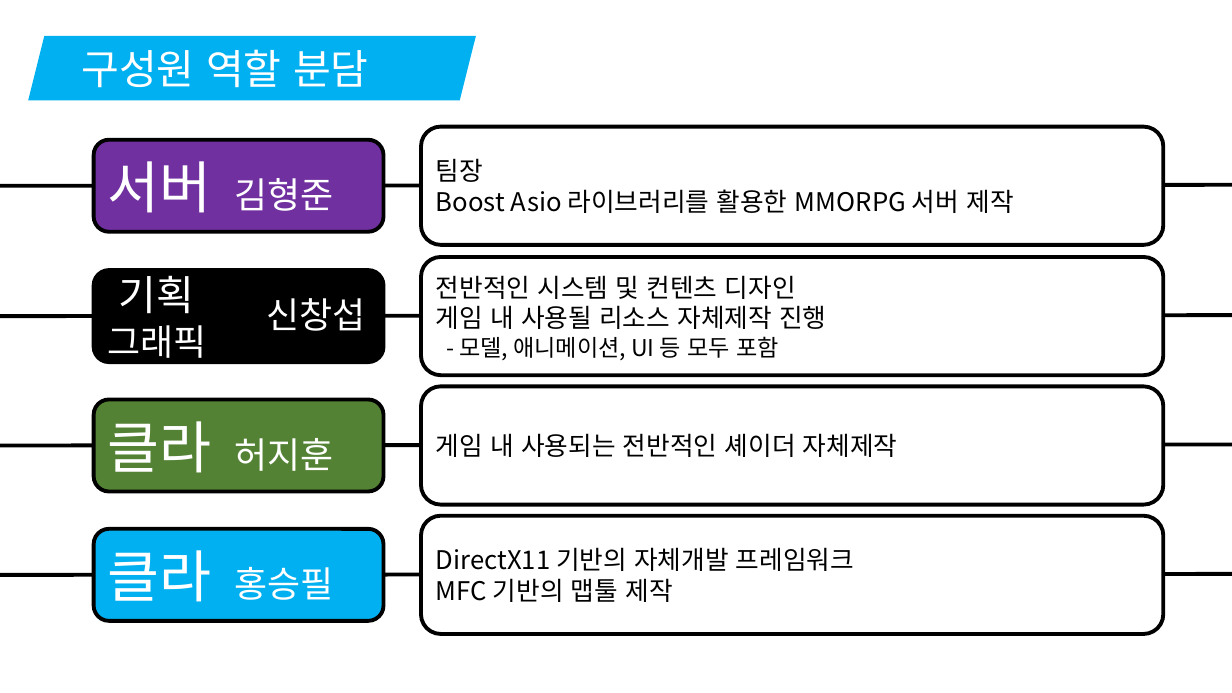
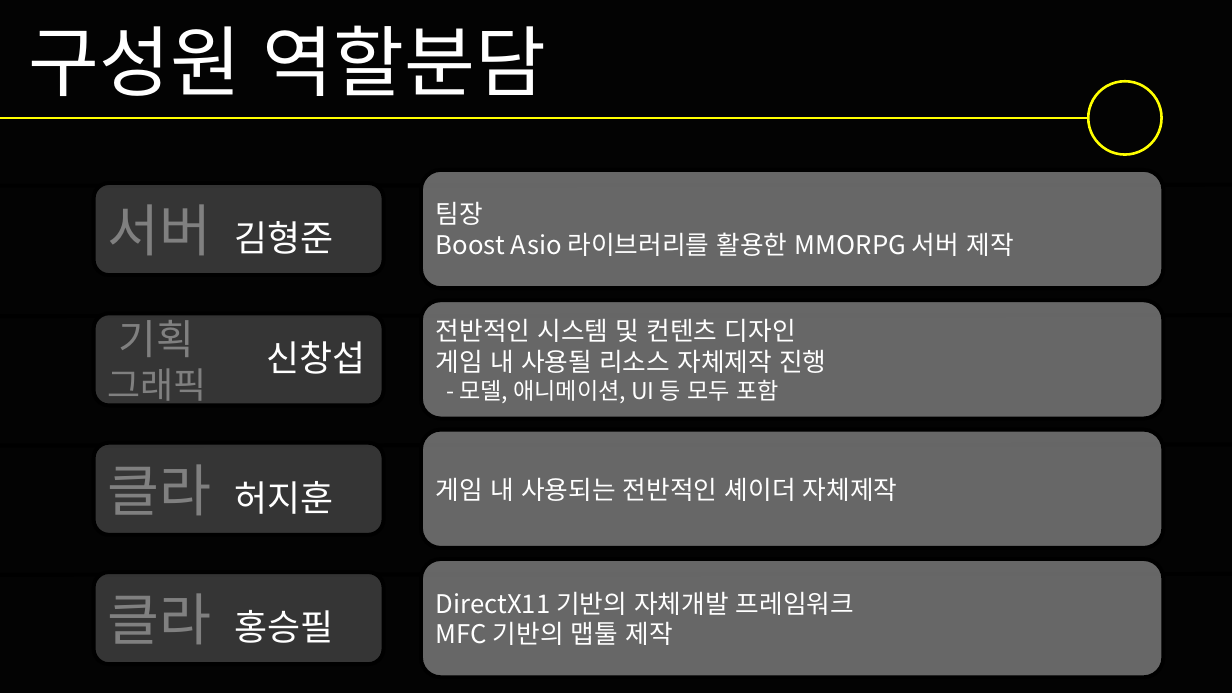
Before and after one commit to korleinster/gamebusdriver, a slide deck: slide 6 of documents/중간발표/노루막이_김형준_신창섭_홍승필_허지훈.pptx. Drawn at 1232x693 pixels with LibreOffice and Linux fonts; fonts in the diff are those of the drawing; background and template pictures are left out. Boxes give left, top, right and bottom in pixels: in the first picture for what was removed or moved away, otherwise in the second. Text is boxed around its words. In the diff, an @@ line names an element or a change of style, - is before the commit and + after.

Commit message:
[신창섭]중간발표 피티 수정
1. 냉무

```diff
--- a/documents/중간발표/노루막이_김형준_신창섭_홍승필_허지훈.pptx
+++ b/documents/중간발표/노루막이_김형준_신창섭_홍승필_허지훈.pptx
@@ rectangle added at [0,0,1232,693], fill #000000 @@
@@ text "구성원 역할분담": place and size @@
-text "구성원 역할분담" at [28,36,476,101]
+text "구성원 역할분담" at [29,25,546,96]
@@ text "구성원 역할분담" at [29,25,546,96]: vertical alignment middle to top; fill #00B0F0 to none @@
@@ text at [29,25,546,96]: text changed; size 32 to 60 pt @@
-구성원 역할 분담
+구성원 역할분담
@@ ellipse added at [1089,81,1162,154], outline #FFFF00 2 pt @@
@@ line added from (0, 118) to (1089, 118), #FFFF00 2 pt @@
@@ rounded rectangle "서버 김형준" at [93,183,384,275]: text colour #FFFFFF to #808080 in "서버"; fill #7030A0 to #808080 at 40% opacity @@
@@ rounded rectangle "기획" at [93,313,384,406]: text colour #FFFFFF to #808080; fill #000000 to #808080 at 40% opacity @@
@@ 8 rounded rectangles, 1 text: place and size @@
-8 rounded rectangles, 1 text at [93,127,1164,634]
+8 rounded rectangles, 1 text at [93,170,1164,677]
@@ text colour #000000 to #FFFFFF; fill #FFFFFF to #FFFFFF at 40% opacity in 4 elements at [421,170,1164,288], [421,559,1164,677], [421,430,1164,548], [421,300,1164,419] @@
@@ rounded rectangle "클라 허지훈" at [93,443,384,535]: text colour #FFFFFF to #808080 in "클라"; fill #548235 to #808080 at 40% opacity @@
@@ rounded rectangle "클라 홍승필" at [93,572,384,665]: text colour #FFFFFF to #808080 in "클라"; fill #00B0F0 to #808080 at 40% opacity @@
```
Also in this commit, not shown: 13 other slides changed, 5 slides added, 1 slide removed, 2 other files.
